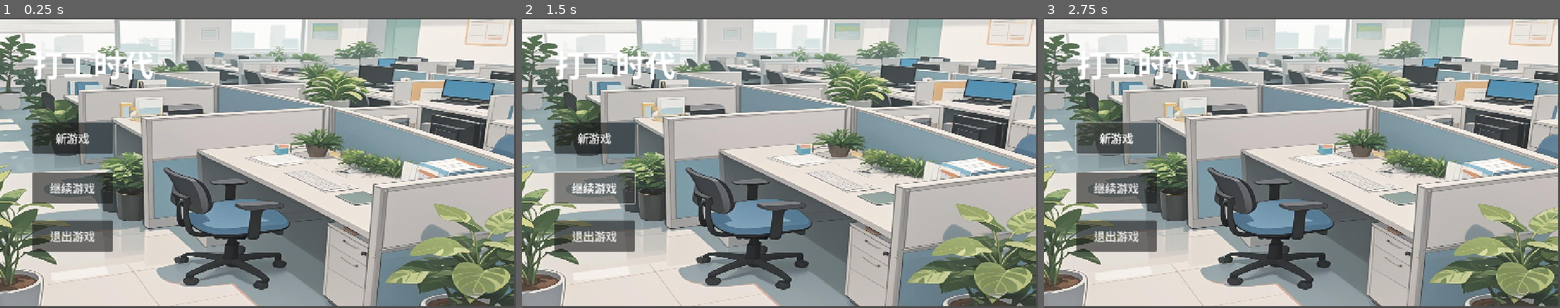
Above: before the commit, frames 1-3 (left to right).
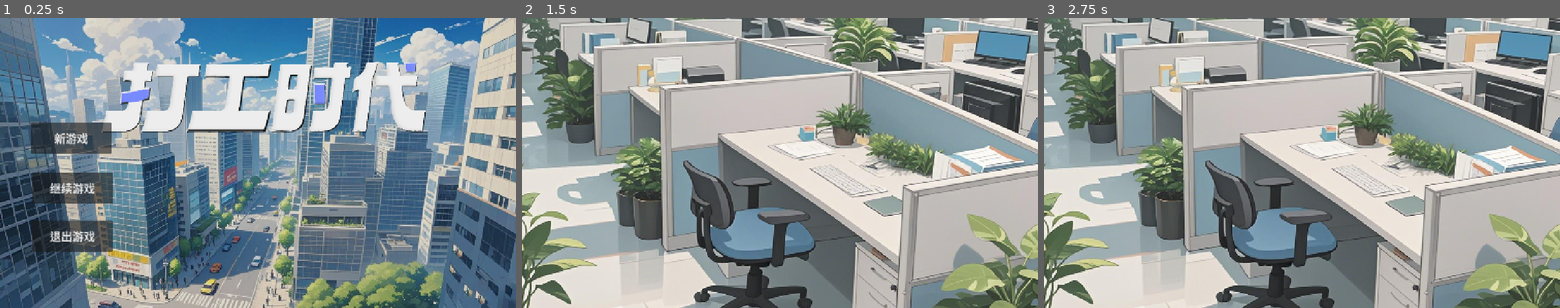
Above: after the commit, the same moments.

Repository: aabbcc-nwjian/The-language-of-the-part-time-worker
Game: Godot game, scene res://scene/main.tscn
The game is run twice, just before and just after one commit, with the same random seed, the same clock (stepped at 60 frames per second) and the same inputs.
Inputs (mouse positions are in pixels of both pictures, inside the frame that each line leads up to):
- Up to frame 1 (0.25 s): no input
- Up to frame 2 (1.5 s): click "新游戏" at 0.5 s; click (594, 189) at 1.25 s, where only the run before the commit has a clickable "继续游戏"
- Up to frame 3 (2.75 s): click (1116, 136) at 2 s, where only the run before the commit has a clickable "新游戏"

The runs differ from the first frame. In frame 1, 90% of the frame differs, in the area x 0-100%, y 0-100%; in frame 2, 68%; in frame 3, 68%.

Commit message:
new file:   the-language-of-the-part-time-worker/assets/fengmian.png 	new file:   the-language-of-the-part-time-worker/assets/fengmian.png.import 	new file:   the-language-of-the-part-time-worker/assets/gongyuan.png 	new file:   the-language-of-the-part-time-worker/assets/gongyuan.png.import 	new file:   the-language-of-the-part-time-worker/scene/game_scene.gd 	new file:   the-language-of-the-part-time-worker/scene/game_scene.gd.uid 	modified:   the-language-of-the-part-time-worker/scene/game_scene.tscn 	new file:   the-language-of-the-part-time-worker/scene/gongyuan.tscn 	new file:   the-language-of-the-part-time-worker/scene/main.gd 	new file:   the-language-of-the-part-time-worker/scene/main.gd.uid 	modified:   the-language-of-the-part-time-worker/scene/main.tscn

Diff:
--- /dev/null
+++ b/the-language-of-the-part-time-worker/scene/game_scene.gd
@@ -0,0 +1 @@
+extends Node2D
--- a/the-language-of-the-part-time-worker/scene/game_scene.tscn
+++ b/the-language-of-the-part-time-worker/scene/game_scene.tscn
@@ -1,6 +1,10 @@
-[gd_scene format=3 uid="uid://8e5swejfi5uv"]
+[gd_scene load_steps=3 format=3 uid="uid://8e5swejfi5uv"]
+
+[ext_resource type="Texture2D" uid="uid://clmroir2lbjlv" path="res://assets/bangongshi.png" id="1_brupb"]
+[ext_resource type="Script" uid="uid://cx2d1g05q2uir" path="res://scene/game_scene.gd" id="1_sl1kl"]
 
 [node name="GameScene" type="Node2D"]
+script = ExtResource("1_sl1kl")
 
 [node name="Event" type="Node" parent="."]
 
@@ -13,3 +17,8 @@
 [node name="Message" type="Node" parent="Event/Content"]
 
 [node name="UserHud" type="SubViewport" parent="."]
+
+[node name="Bangongshi" type="Sprite2D" parent="."]
+position = Vector2(643, 336)
+scale = Vector2(1.30664, 1.0293)
+texture = ExtResource("1_brupb")
--- /dev/null
+++ b/the-language-of-the-part-time-worker/scene/gongyuan.tscn
@@ -0,0 +1,9 @@
+[gd_scene load_steps=2 format=3 uid="uid://cbaipj5fpokep"]
+
+[ext_resource type="Texture2D" uid="uid://6g8pkdj8hfaf" path="res://assets/gongyuan.png" id="1_hvxmv"]
+
+[node name="gongyuan" type="Node2D"]
+
+[node name="Gongyuan" type="Sprite2D" parent="."]
+position = Vector2(640, 359)
+texture = ExtResource("1_hvxmv")
--- /dev/null
+++ b/the-language-of-the-part-time-worker/scene/main.gd
@@ -0,0 +1,27 @@
+extends Node2D
+
+# 场景资源路径字典
+var scene_paths = {
+	"game_scene": "res://scene/game_scene.tscn",
+	"gongyuan": "res://scene/gongyuan.tscn"
+}
+
+@onready var scene_container = $StartupPage
+func _ready():
+	$StartupPage/SubViewport/ButtonNewGame.pressed.connect(_on_HomeButton_pressed)
+
+
+# 加载场景的核心方法
+func load_scene(scene_key: String):
+	# 1. 清除当前场景
+	for child in scene_container.get_children():
+		child.queue_free()
+
+	# 2. 加载新场景
+	var scene_resource = load(scene_paths[scene_key])
+	var new_scene = scene_resource.instantiate()  # Godot 4 中使用 instantiate() 而不是 instance()
+	scene_container.add_child(new_scene)
+
+
+func _on_HomeButton_pressed():
+	load_scene("game_scene")
--- a/the-language-of-the-part-time-worker/scene/main.tscn
+++ b/the-language-of-the-part-time-worker/scene/main.tscn
@@ -1,25 +1,31 @@
-[gd_scene load_steps=2 format=3 uid="uid://c3gdxkomo5ady"]
+[gd_scene load_steps=4 format=3 uid="uid://c3gdxkomo5ady"]
 
-[ext_resource type="Texture2D" uid="uid://clmroir2lbjlv" path="res://assets/bangongshi.png" id="1_itxqv"]
+[ext_resource type="Script" uid="uid://dlbuiq2ohvqxo" path="res://scene/main.gd" id="1_v0l8b"]
+[ext_resource type="Texture2D" uid="uid://dd8tvvegjs63x" path="res://assets/fengmian.png" id="2_wp4xf"]
 
-[node name="Main" type="Node"]
+[sub_resource type="GDScript" id="GDScript_v0l8b"]
+script/source = "extends Button
+"
+
+[node name="Main" type="Node2D"]
+script = ExtResource("1_v0l8b")
 
 [node name="StartupPage" type="Node2D" parent="."]
 
-[node name="Background" type="Sprite2D" parent="StartupPage"]
-position = Vector2(637.75, 359)
-scale = Vector2(1.24463, 0.696289)
-texture = ExtResource("1_itxqv")
+[node name="Fengmian" type="Sprite2D" parent="StartupPage"]
+position = Vector2(654, 363)
+texture = ExtResource("2_wp4xf")
 
 [node name="SubViewport" type="CanvasLayer" parent="StartupPage"]
 
 [node name="ButtonNewGame" type="Button" parent="StartupPage/SubViewport"]
-offset_left = 80.0
+offset_left = 77.0
 offset_top = 259.0
-offset_right = 279.0
+offset_right = 276.0
 offset_bottom = 336.0
 theme_override_font_sizes/font_size = 28
 text = "新游戏"
+script = SubResource("GDScript_v0l8b")
 
 [node name="ButtonContinue" type="Button" parent="StartupPage/SubViewport"]
 offset_left = 80.0
@@ -30,21 +36,14 @@
 text = "继续游戏
 "
 
-[node name="ButtonContinue" type="Button" parent="StartupPage/SubViewport/ButtonContinue"]
-offset_top = 119.0
-offset_right = 199.0
-offset_bottom = 196.0
+[node name="ButtonContinue2" type="Button" parent="StartupPage/SubViewport"]
+offset_left = 80.0
+offset_top = 502.0
+offset_right = 279.0
+offset_bottom = 579.0
 theme_override_font_sizes/font_size = 28
 text = "退出游戏
 "
-
-[node name="Label" type="Label" parent="StartupPage/SubViewport"]
-offset_left = 80.0
-offset_top = 56.0
-offset_right = 380.0
-offset_bottom = 162.0
-theme_override_font_sizes/font_size = 75
-text = "打工时代"
 
 [node name="GameScene" type="Node2D" parent="."]
 
Binary file added: the-language-of-the-part-time-worker/assets/fengmian.png
Not shown, added: the-language-of-the-part-time-worker/assets/fengmian.png.import
Binary file added: the-language-of-the-part-time-worker/assets/gongyuan.png
Not shown, added: the-language-of-the-part-time-worker/assets/gongyuan.png.import
Not shown, added: the-language-of-the-part-time-worker/scene/game_scene.gd.uid
Not shown, added: the-language-of-the-part-time-worker/scene/main.gd.uid
